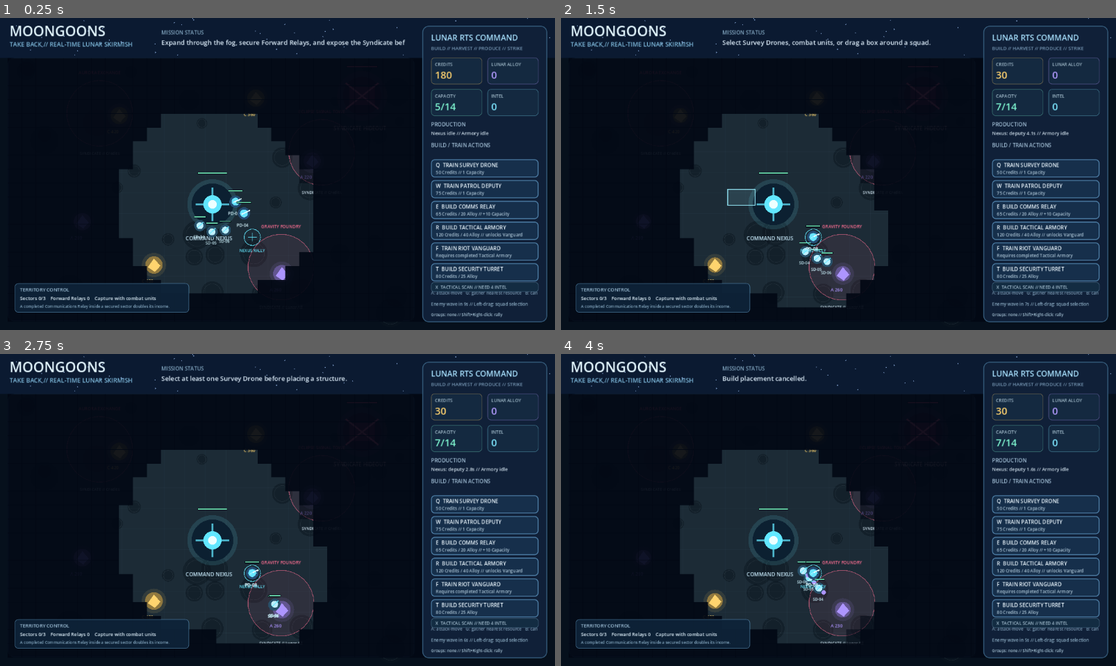
Above: before the commit, frames 1-4 (two rows, left to right).
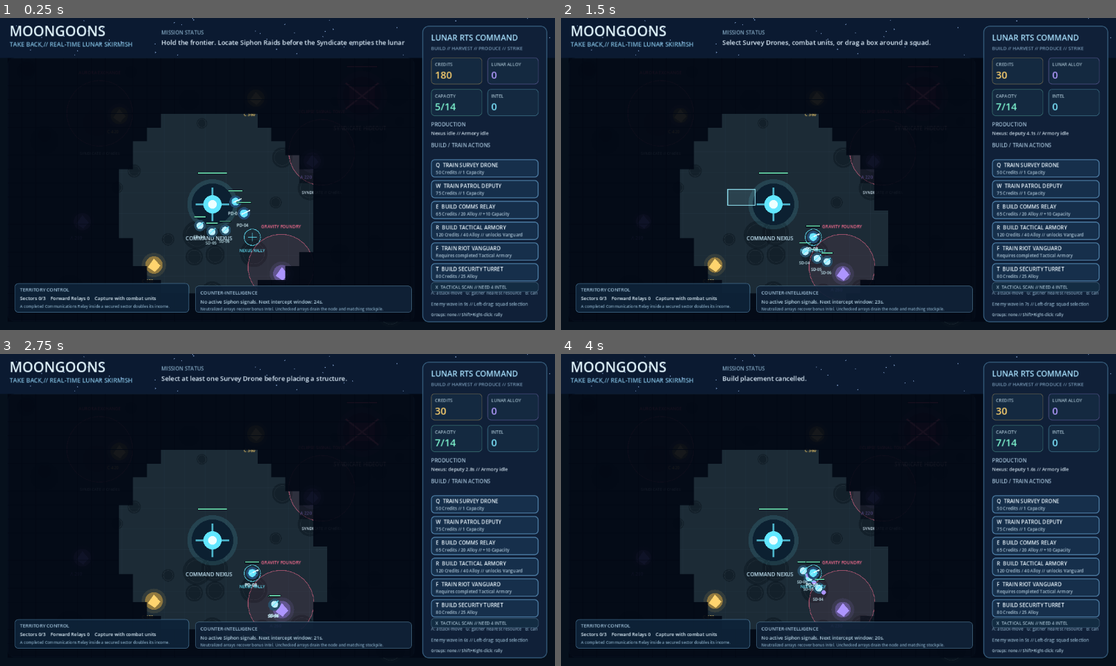
Above: after the commit, the same moments.

Repository: POTD725/MoonGoons-Take-Back
Game: Godot game, scene res://scenes/Main.tscn
Two runs of this game, one before a commit and one after it. Both use one fixed random seed, a clock stepped at 60 frames per second and the inputs below.
Inputs (mouse positions are in pixels of both pictures, inside the frame that each line leads up to):
- Up to frame 1 (0.25 s): no input
- Up to frame 2 (1.5 s): tap Enter at 0.5 s; move the mouse to (960, 158) at 0.52 s; hold W 0.53-1.25 s; tap Q at 0.6 s; click (960, 158) at 0.67 s; drag from (727, 189) to (810, 236) at 1.27 s
- Up to frame 3 (2.75 s): move the mouse to (333, 441) at 2.02 s; hold W from 2.03 s (still down); tap R at 2.1 s
- Up to frame 4 (4 s): release W at 2.75 s; drag from (810, 572) to (672, 463) at 2.77 s; move the mouse to (1005, 556) at 3.52 s; hold A from 3.53 s (still down); tap B at 3.6 s

The runs differ from the first frame. In frame 1, 3.7% of the frame differs, in the area x 29-75%, y 6-95%; in frame 2, 2.7%; in frame 3, 2.6%; in frame 4, 2.6%.

Commit message:
Launch MoonGoons Take Back Phase Five counter-operations

Diff:
--- a/scenes/Main.tscn
+++ b/scenes/Main.tscn
@@ -1,6 +1,6 @@
 [gd_scene load_steps=2 format=3]
 
-[ext_resource type="Script" path="res://scripts/moongoons_rts_phase_four.gd" id="1_game"]
+[ext_resource type="Script" path="res://scripts/moongoons_rts_phase_five.gd" id="1_game"]
 
 [node name="MoonGoonsTakeBack" type="Node2D"]
 script = ExtResource("1_game")
